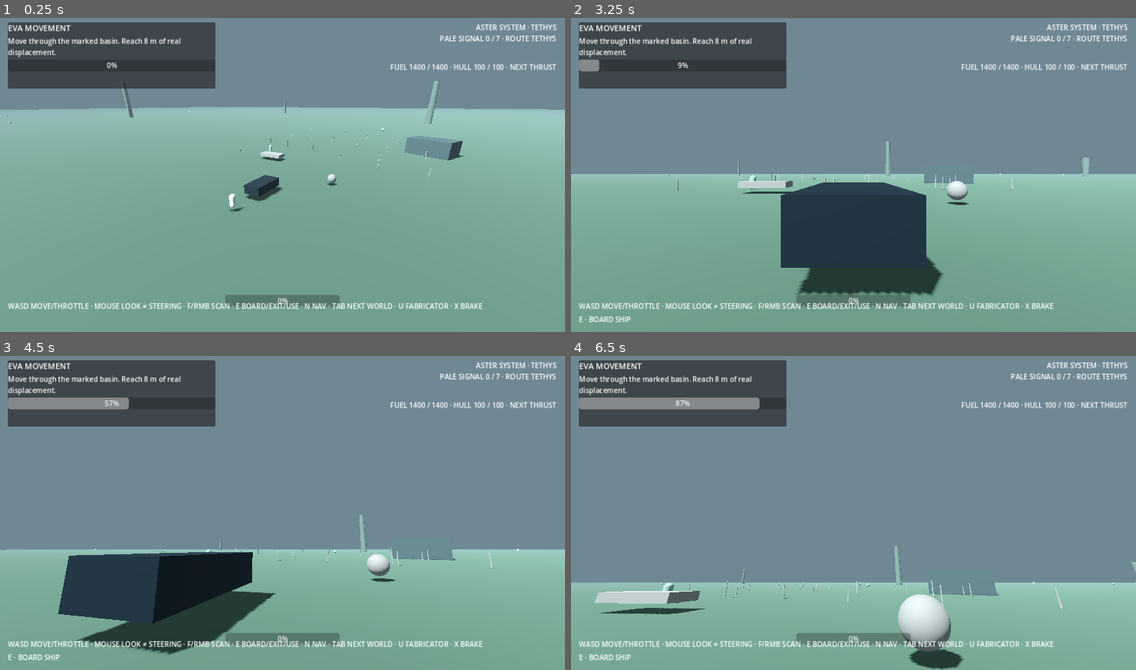
Above: before the commit, frames 1-4 (two rows, left to right).
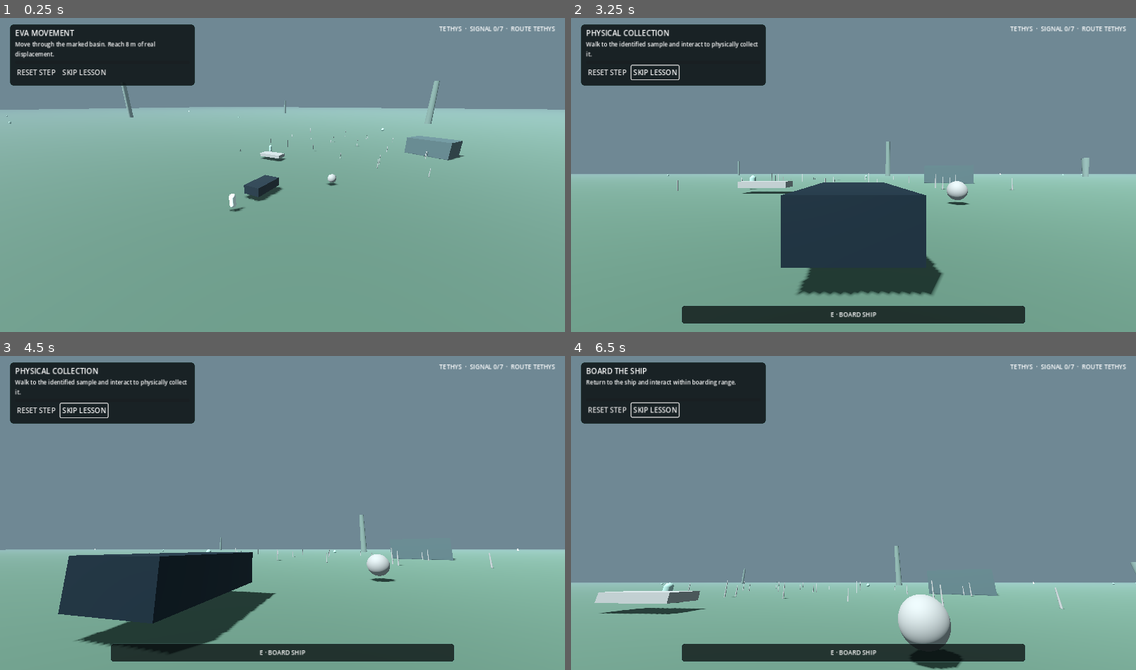
Above: after the commit, the same moments.

Repository: Islandyout/pale-signal
Game: Godot game, scene res://scenes/main.tscn
Same seed, same stepped clock (60 frames per second), same inputs: the game is played once before the commit and once after it.
Inputs (mouse positions are in pixels of both pictures, inside the frame that each line leads up to):
- Up to frame 1 (0.25 s): no input
- Up to frame 2 (3.25 s): click (655, 71) at 0.5 s, where only the run after the commit has a clickable "SKIP LESSON"; click (655, 71) at 1.25 s, where only the run after the commit has a clickable "SKIP LESSON"; tap Enter at 2 s; move the mouse to (977, 156) at 2.02 s; hold D (move_right) 2.03-2.75 s; tap U (fabricator) at 2.1 s; click (977, 156) at 2.17 s; tap Space (jump) at 2.27 s; drag from (740, 187) to (825, 237) at 2.77 s
- Up to frame 3 (4.5 s): move the mouse to (339, 440) at 3.52 s; hold D (move_right) 3.53-4.25 s; tap N (nav_toggle) at 3.6 s; drag from (254, 575) to (113, 462) at 4.27 s
- Up to frame 4 (6.5 s): tap F3 (tutorial_reset) at 5 s; move the mouse to (893, 516) at 5.02 s; hold F (scan) 5.03-5.78 s; hold W (move_forward) from 5.03 s (still down); tap Space (jump) at 5.27, 6.02 s; move the mouse to (808, 506) at 5.77 s; tap U (fabricator) at 5.85 s

The runs differ from the first frame. In frame 1, 9.0% of the frame differs, in the area x 1-99%, y 1-93%; in frame 2, 12%; in frame 3, 13%; in frame 4, 13%, in the area x 1-99%, y 1-98%.

Commit message:
Mount production HUD in Godot reboot scene

Diff:
--- a/reboot/scenes/main.tscn
+++ b/reboot/scenes/main.tscn
@@ -1,6 +1,10 @@
-[gd_scene load_steps=2 format=3]
+[gd_scene load_steps=3 format=3]
 
 [ext_resource path="res://scripts/game_root.gd" type="Script" id="1_root"]
+[ext_resource path="res://scripts/production_hud.gd" type="Script" id="2_hud"]
 
 [node name="PaleSignalReboot" type="Node3D"]
 script = ExtResource("1_root")
+
+[node name="ProductionHUD" type="CanvasLayer" parent="."]
+script = ExtResource("2_hud")
